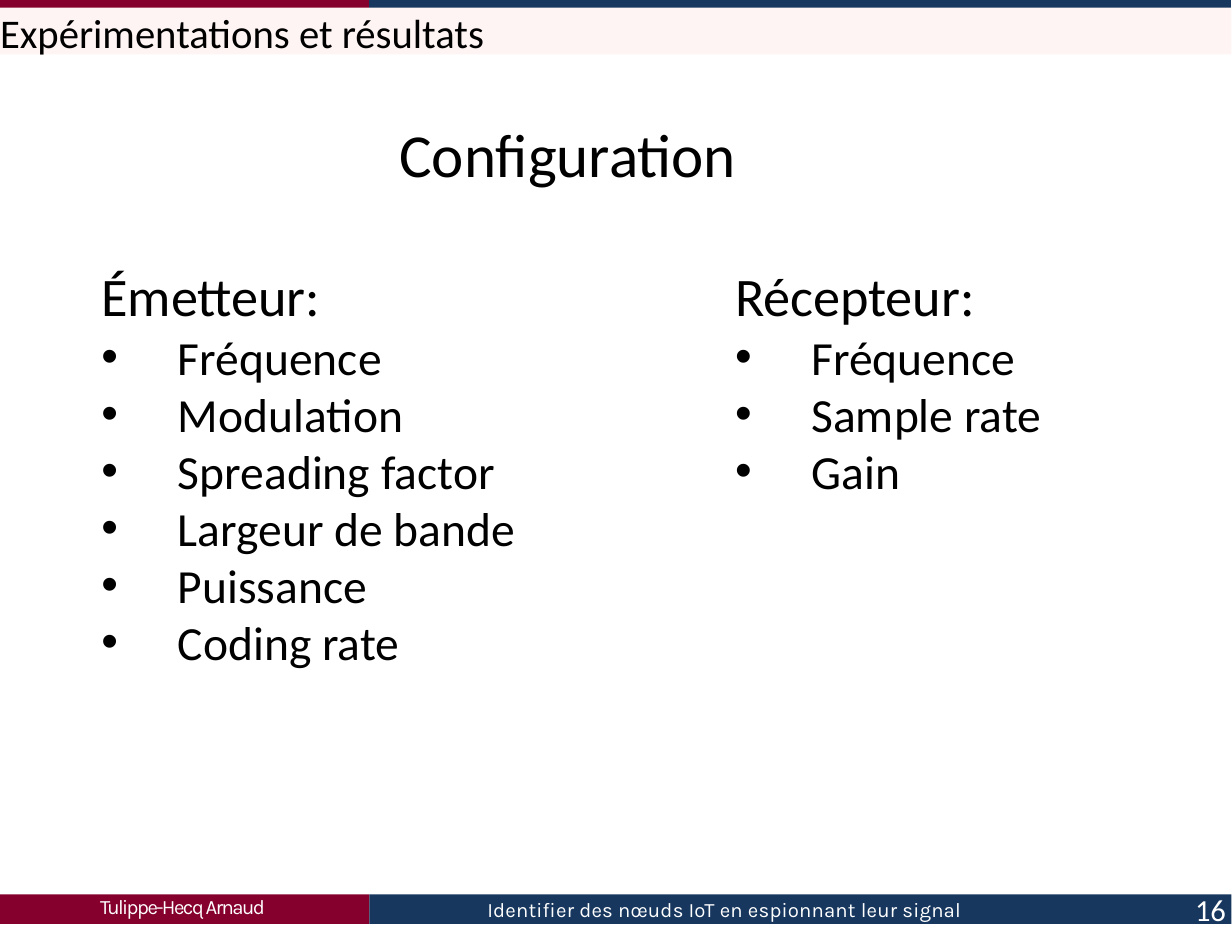
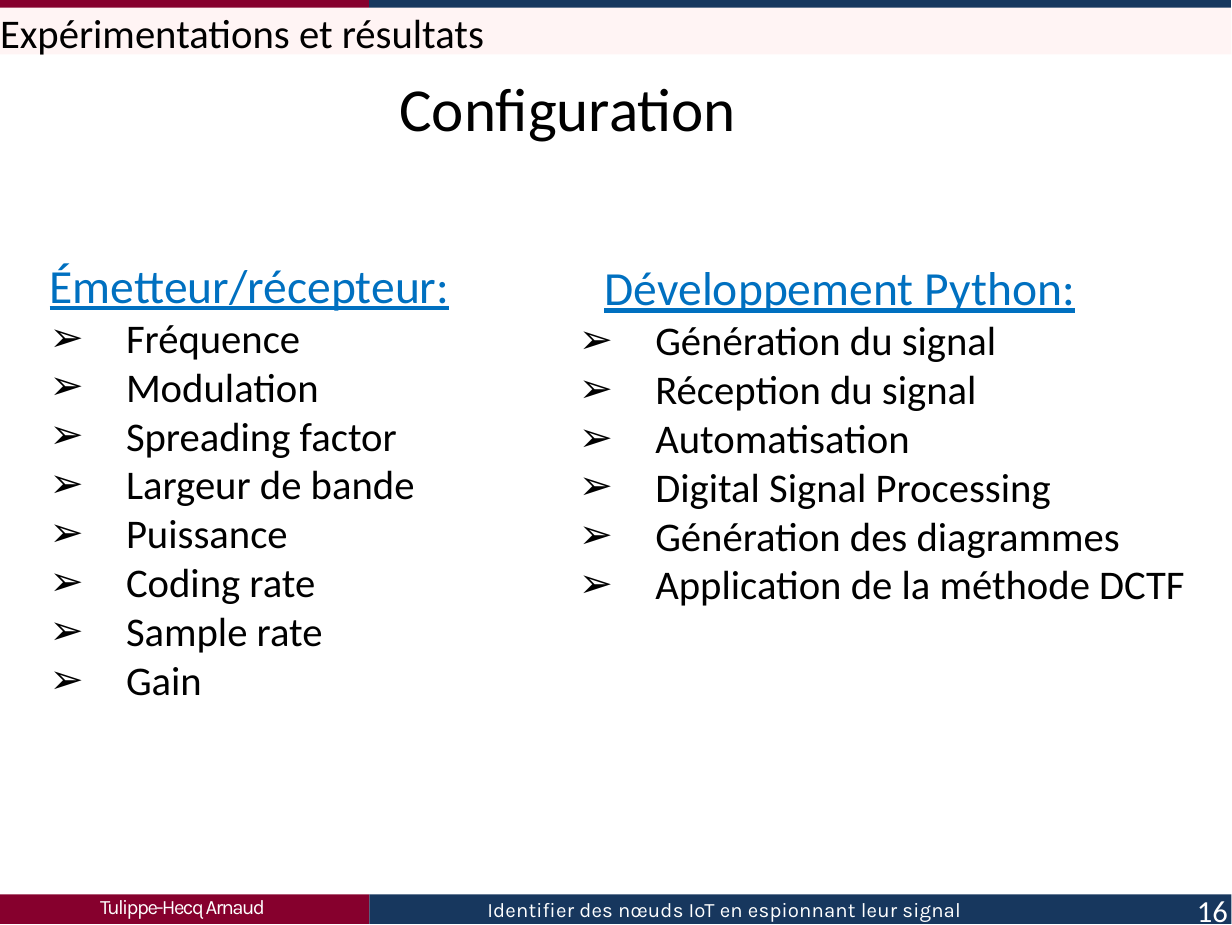
Before and after one commit to Arnaud458/TFE2023, a slide deck: slide 16 of présentation.pptx. Drawn at 1232x925 pixels with LibreOffice and Linux fonts; fonts in the diff are those of the drawing. Boxes give left, top, right and bottom in pixels: in the first picture for what was removed or moved away, otherwise in the second. Text is boxed around its words. In the diff, an @@ line names an element or a change of style, - is before the commit and + after.

```diff
--- a/présentation.pptx
+++ b/présentation.pptx
@@ text "Configuration": place and size @@
-text "Configuration" at (399,134,736,188)
+text "Configuration" at (399,88,736,142)
@@ text "Émetteur/récepteur:": place and size @@
-text "Émetteur/récepteur:" at (101,271,515,668)
+text "Émetteur/récepteur:" at (50,263,450,696)
@@ text at (50,263,450,311): text changed; size 16 to 14 pt; text colour #000000 to #0070C0 @@
-Émetteur:
+Émetteur/récepteur:
@@ text added at (604,272,1184,606), 12 pt, text #000000 @@
+Développement Python:
+    ➢ Génération du signal
+    ➢ Réception du signal
+    ➢ Automatisation
+    ➢ Digital Signal Processing
+    ➢ Génération des diagrammes
+    ➢ Application de la méthode DCTF
@@ text removed at (735,279,1041,490) @@
-Récepteur:
-• Fréquence
-• Sample rate
-• Gain
@@ text at (126,325,415,604): size 14 to 12 pt in "Fréquence", "Modulation", "Spreading factor", "Largeur de bande" and 2 more places; bullet • to ➢ @@
@@ text at (126,617,323,696): paragraphs added @@
+➢ Sample rate
+➢ Gain
```
Also in this commit, not shown: 11 other slides changed, 2 other files.
